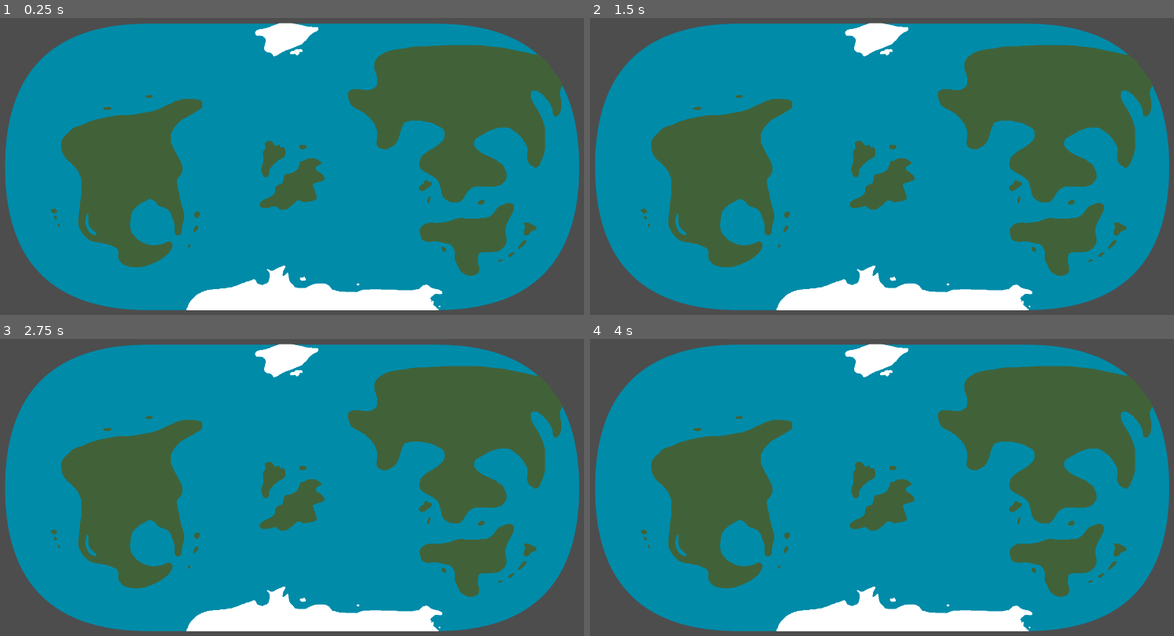
Above: before the commit, frames 1-4 (two rows, left to right).
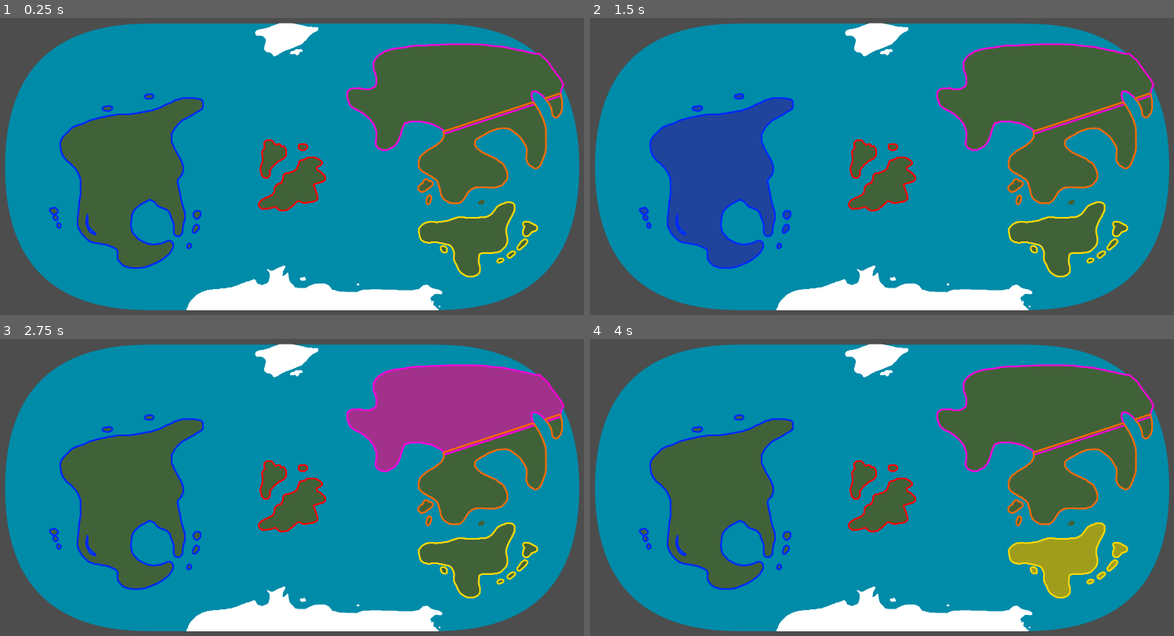
Above: after the commit, the same moments.

Repository: Stev51/gmtk-jam-2026
Game: Godot game, scene res://scenes/map.tscn
Same seed, same stepped clock (60 frames per second), same inputs: the game is played once before the commit and once after it. This scene is started directly instead of the project's main scene.
Inputs (mouse positions are in pixels of both pictures, inside the frame that each line leads up to):
- Up to frame 1 (0.25 s): no input
- Up to frame 2 (1.5 s): tap Enter at 0.5 s; move the mouse to (1022, 148) at 0.52 s; click (1022, 148) at 0.67 s; tap Space at 1.25 s; move the mouse to (759, 184) at 1.27 s; click (759, 184) at 1.42 s
- Up to frame 3 (2.75 s): tap Enter at 2 s; move the mouse to (356, 410) at 2.02 s; click (356, 410) at 2.17 s
- Up to frame 4 (4 s): tap Space at 2.75 s; move the mouse to (852, 558) at 2.77 s; click (852, 558) at 2.92 s; tap Enter at 3.5 s; move the mouse to (1068, 540) at 3.52 s; click (1068, 540) at 3.67 s

The runs differ from the first frame. In frame 1, 3.4% of the frame differs, in the area x 8-97%, y 8-88%; in frame 2, 11%; in frame 3, 11%; in frame 4, 5.3%.

Commit message:
Map hover regions

Diff:
--- a/scenes/map.tscn
+++ b/scenes/map.tscn
@@ -1,9 +1,62 @@
 [gd_scene format=3 uid="uid://c2xgo13ufge3y"]
 
 [ext_resource type="Texture2D" uid="uid://tgr2tm5xin7e" path="res://assets/img/map_background.png" id="1_4xfga"]
+[ext_resource type="PackedScene" uid="uid://drcjb07re8tdb" path="res://scenes/map_hover_zone.tscn" id="2_0cso3"]
+[ext_resource type="Texture2D" uid="uid://cedpykkggh4cr" path="res://assets/img/map_countries/usa_outline.png" id="3_2klcf"]
+[ext_resource type="Texture2D" uid="uid://dqhottqoisv33" path="res://assets/img/map_countries/usa_hover.png" id="4_2lpho"]
+[ext_resource type="Texture2D" uid="uid://bc8im42y03fya" path="res://assets/img/map_countries/uk_outline.png" id="5_wslke"]
+[ext_resource type="Texture2D" uid="uid://4a1qjc78ahu6" path="res://assets/img/map_countries/uk_hover.png" id="6_gw3fx"]
+[ext_resource type="Texture2D" uid="uid://c7t8g7tew2jre" path="res://assets/img/map_countries/russia_outline.png" id="7_n1psn"]
+[ext_resource type="Texture2D" uid="uid://cgxafsbr7yl0y" path="res://assets/img/map_countries/russia_hover.png" id="8_c00ee"]
+[ext_resource type="Texture2D" uid="uid://y3gdqwu5cfe2" path="res://assets/img/map_countries/iran_outline.png" id="9_p7tei"]
+[ext_resource type="Texture2D" uid="uid://bfh28dhs6ttnh" path="res://assets/img/map_countries/iran_hover.png" id="10_c70he"]
+[ext_resource type="Texture2D" uid="uid://dwotg8cqd5r42" path="res://assets/img/map_countries/prc_outline.png" id="11_mo32q"]
+[ext_resource type="Texture2D" uid="uid://bt3cpfwjaq5e2" path="res://assets/img/map_countries/prc_hover.png" id="12_6k6j1"]
 
 [node name="Map" type="Node2D" unique_id=2087630376]
 
 [node name="Background" type="Sprite2D" parent="." unique_id=704915741]
 texture = ExtResource("1_4xfga")
 centered = false
+
+[node name="HoverZones" type="Node2D" parent="." unique_id=544995073]
+
+[node name="USA" parent="HoverZones" unique_id=803343824 instance=ExtResource("2_0cso3")]
+outline_image = ExtResource("3_2klcf")
+hover_image = ExtResource("4_2lpho")
+
+[node name="CollisionPolygon2D" type="CollisionPolygon2D" parent="HoverZones/USA" unique_id=49311630]
+visible = false
+polygon = PackedVector2Array(682, 336, 621, 331, 518, 371, 398, 385, 293, 417, 251, 459, 255, 503, 301, 553, 312, 578, 303, 716, 313, 745, 342, 772, 416, 789, 425, 802, 425, 823, 445, 844, 492, 851, 549, 833, 585, 809, 597, 784, 584, 767, 541, 781, 493, 766, 470, 742, 472, 681, 523, 643, 539, 649, 546, 662, 577, 674, 598, 716, 597, 744, 610, 755, 623, 746, 627, 718, 634, 690, 609, 587, 625, 557, 625, 531, 592, 469, 591, 438, 623, 400, 686, 364)
+
+[node name="UK" parent="HoverZones" unique_id=1816719684 instance=ExtResource("2_0cso3")]
+outline_image = ExtResource("5_wslke")
+hover_image = ExtResource("6_gw3fx")
+
+[node name="CollisionPolygon2D" type="CollisionPolygon2D" parent="HoverZones/UK" unique_id=1677073442]
+visible = false
+polygon = PackedVector2Array(864, 451, 905, 448, 949, 471, 972, 455, 1007, 454, 1022, 468, 1024, 491, 1070, 522, 1075, 588, 1046, 656, 931, 694, 843, 673, 838, 638, 866, 607, 847, 563)
+
+[node name="Russia" parent="HoverZones" unique_id=1217328066 instance=ExtResource("2_0cso3")]
+outline_image = ExtResource("7_n1psn")
+hover_image = ExtResource("8_c00ee")
+
+[node name="CollisionPolygon2D" type="CollisionPolygon2D" parent="HoverZones/Russia" unique_id=1278819096]
+visible = false
+polygon = PackedVector2Array(1790, 290, 1738, 211, 1716, 192, 1552, 164, 1341, 169, 1245, 184, 1213, 210, 1208, 241, 1218, 270, 1214, 293, 1195, 303, 1141, 300, 1126, 313, 1137, 353, 1180, 378, 1211, 409, 1218, 436, 1216, 467, 1234, 488, 1273, 479, 1305, 405, 1373, 405, 1422, 431, 1783, 316)
+
+[node name="Iran" parent="HoverZones" unique_id=1033402550 instance=ExtResource("2_0cso3")]
+outline_image = ExtResource("9_p7tei")
+hover_image = ExtResource("10_c70he")
+
+[node name="CollisionPolygon2D" type="CollisionPolygon2D" parent="HoverZones/Iran" unique_id=49093998]
+visible = false
+polygon = PackedVector2Array(1424, 439, 1420, 455, 1394, 478, 1351, 508, 1345, 541, 1399, 578, 1416, 629, 1440, 650, 1469, 650, 1491, 632, 1504, 610, 1528, 603, 1593, 601, 1619, 581, 1617, 552, 1604, 528, 1541, 495, 1518, 471, 1526, 450, 1581, 426, 1621, 420, 1656, 447, 1678, 482, 1676, 520, 1690, 539, 1709, 545, 1727, 521, 1735, 485, 1737, 420, 1770, 387, 1785, 364, 1783, 322)
+
+[node name="PRC" parent="HoverZones" unique_id=708979358 instance=ExtResource("2_0cso3")]
+outline_image = ExtResource("11_mo32q")
+hover_image = ExtResource("12_6k6j1")
+
+[node name="CollisionPolygon2D" type="CollisionPolygon2D" parent="HoverZones/PRC" unique_id=1240041079]
+visible = false
+polygon = PackedVector2Array(1535, 808, 1530, 835, 1535, 851, 1530, 867, 1498, 876, 1472, 860, 1454, 823, 1455, 805, 1441, 779, 1386, 770, 1356, 766, 1348, 729, 1375, 709, 1429, 707, 1467, 695, 1556, 693, 1591, 660, 1619, 647, 1641, 656, 1639, 675, 1614, 734, 1619, 762, 1614, 781, 1586, 802)
--- a/scenes/map_hover_zone.tscn
+++ b/scenes/map_hover_zone.tscn
@@ -2,13 +2,18 @@
 
 [ext_resource type="Script" uid="uid://bejrx8li3mo64" path="res://scripts/map_hover_zone.gd" id="1_lah27"]
 
-[node name="MapHoverZone" type="Node2D" unique_id=1861046310]
+[node name="MapHoverZone" type="Area2D" unique_id=803343824]
 script = ExtResource("1_lah27")
 
 [node name="OutlineImg" type="Sprite2D" parent="." unique_id=1923641349]
+centered = false
 
 [node name="HoverImg" type="Sprite2D" parent="." unique_id=420072169]
+centered = false
 
 [node name="HoverSound" type="AudioStreamPlayer2D" parent="." unique_id=797573736]
 
 [node name="ClickSound" type="AudioStreamPlayer2D" parent="." unique_id=2011871894]
+
+[connection signal="mouse_entered" from="." to="." method="_on_mouse_entered"]
+[connection signal="mouse_exited" from="." to="." method="_on_mouse_exited"]
--- a/scripts/map_hover_zone.gd
+++ b/scripts/map_hover_zone.gd
@@ -1,5 +1,5 @@
 @tool
-extends Node2D
+extends Area2D
 
 @export var outline_image: Texture2D
 @export var hover_image: Texture2D
@@ -10,20 +10,23 @@
 @onready var hover_sound_node = $HoverSound
 @onready var click_sound_node = $ClickSound
 
+func update_textures() -> void:
+	if outline_image != null:
+		outline_img_node.texture = outline_image
+	if hover_image != null:
+		hover_img_node.texture = hover_image
 
 func _ready() -> void:
 
-	outline_img_node.texture = outline_image
-	hover_img_node.texture = hover_image
+	update_textures()
 
 	if not Engine.is_editor_hint():
-		outline_img_node.visible = false
+		outline_img_node.visible = true
 		hover_img_node.visible = false
 
 func _process(_delta: float) -> void:
 	if Engine.is_editor_hint():
-		outline_img_node.texture = outline_image
-		hover_img_node.texture = hover_image
+		update_textures()
 
 func _on_input_event(_viewport: Node, event: InputEvent, _shape_idx: int) -> void:
 	if event is InputEventMouseButton and event.pressed and event.button_index == MOUSE_BUTTON_LEFT:
